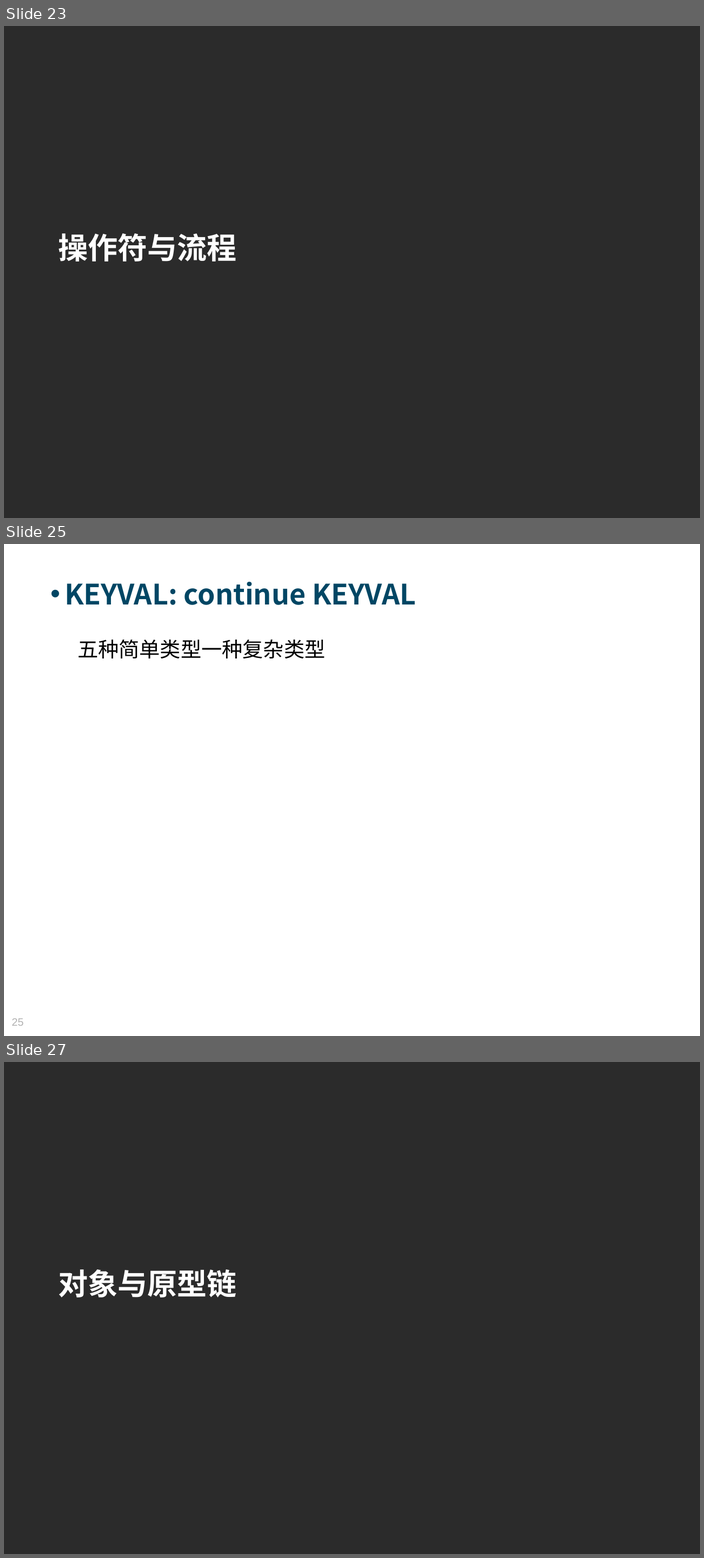
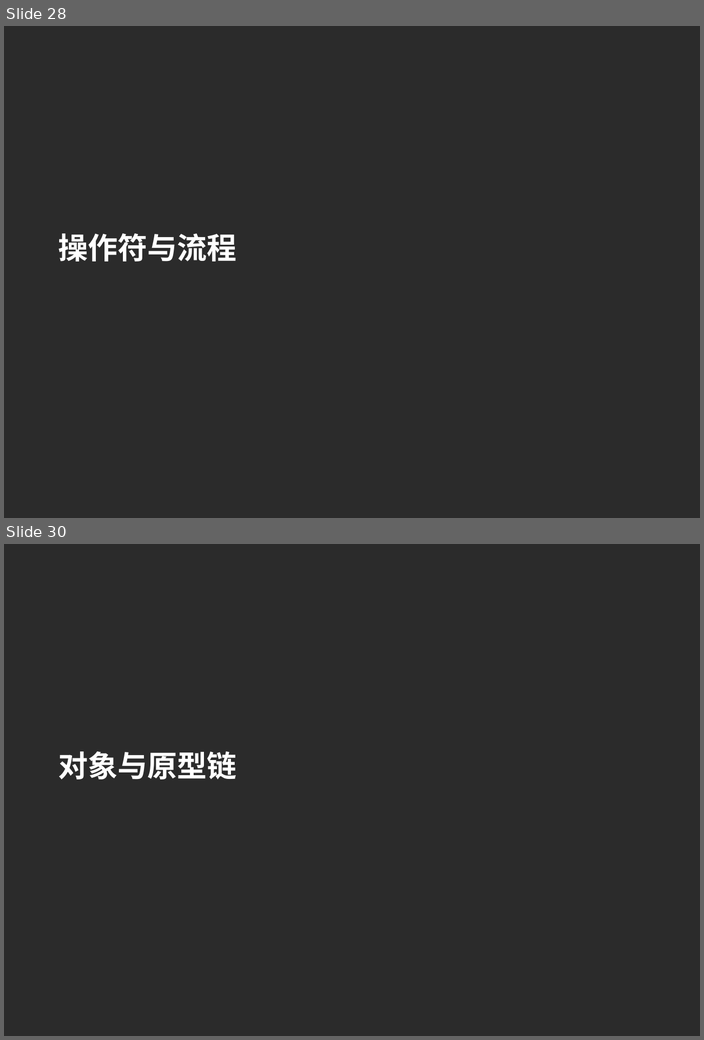
Before and after one commit to Moses824/Train-Javascript-Basic, a slide deck: Train_Javascript_Basic.ppt. Shown one above the other, each under a label of ours: slides 23, 25 and 27 before the commit, slides 28 and 30 after it; the slides between them are not shown. The pictures are 704x1558 and 704x1040 pixels, drawn with LibreOffice and Linux fonts; fonts in the diff are those of the drawing; background and template pictures are left out; a plain dark background stands for a picture behind light text. Boxes give left, top, right and bottom in pixels: in the first picture for what was removed or moved away, otherwise in the second. Text is boxed around its words. In the diff, an @@ line names an element or a change of style, - is before the commit and + after.

```diff
--- a/Train_Javascript_Basic.ppt
+++ b/Train_Javascript_Basic.ppt
@@ slide 25 removed at [4, 544, 700, 1036], background picture (left out) @@
@@ text removed at [64, 582, 415, 605] @@
-• KEYVAL: continue KEYVAL
@@ text removed at [77, 640, 325, 658] @@
-五种简单类型一种复杂类型
@@ page number removed at [12, 1018, 23, 1026] @@
-25
@@ what was slide 23 is now slide 28 @@
@@ what was slide 27 is now slide 30 @@
```
Also in this commit, not shown: 3 slides changed, 7 slides added, 2 other slides removed, 2 other files.
